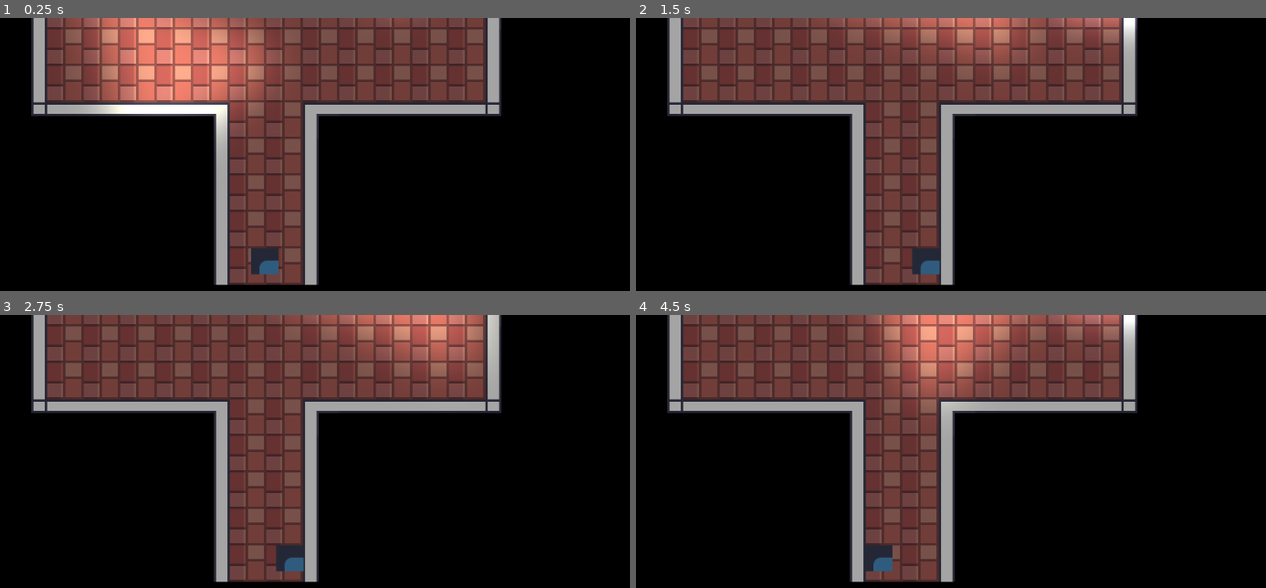
Above: before the commit, frames 1-4 (two rows, left to right).
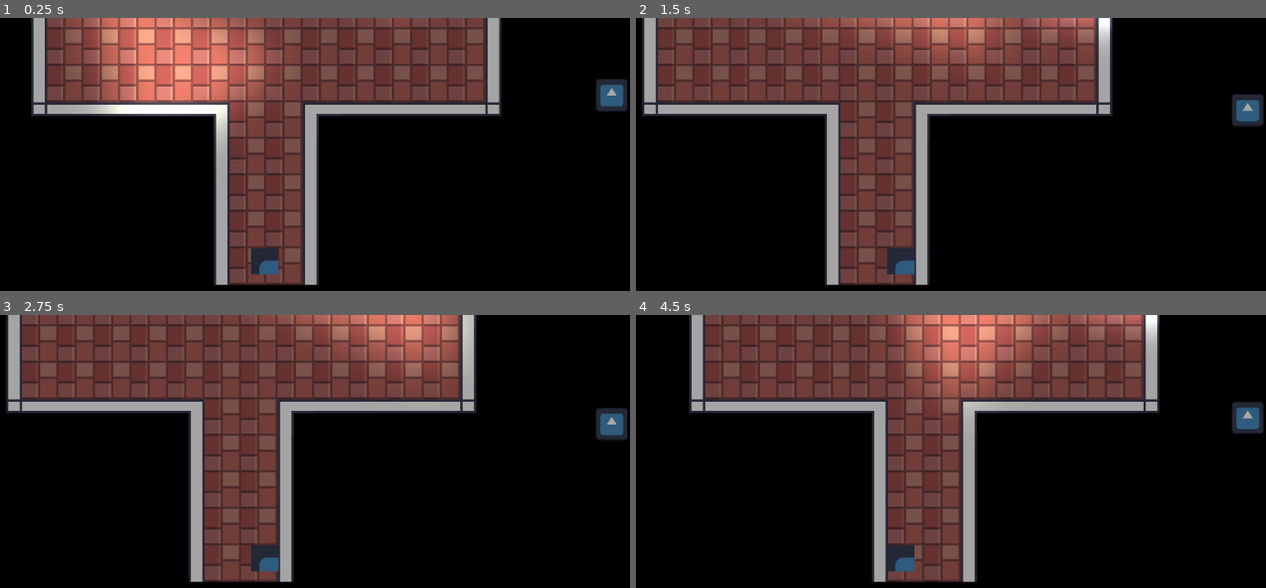
Above: after the commit, the same moments.

Repository: Jakepc007/wildjam-91
Game: Godot game, scene res://SecurityCamera/security_test.tscn
Two runs of this game, one before a commit and one after it. Both use one fixed random seed, a clock stepped at 60 frames per second and the inputs below. This scene is started directly instead of the project's main scene. The engine's default icon, where the game draws it, is replaced by a stand-in: a white triangle on a blue panel in a dark square.
Inputs (mouse positions are in pixels of both pictures, inside the frame that each line leads up to):
- Up to frame 1 (0.25 s): no input
- Up to frame 2 (1.5 s): move the mouse to (1064, 236) at 0.52 s; hold D (right) 0.53-1.25 s; hold E (interact) 0.53-1.25 s; click (1064, 236) at 0.67 s; drag from (755, 285) to (outside the picture) at 1.27 s
- Up to frame 3 (2.75 s): move the mouse to (340, 451) at 2.02 s; hold D (right) from 2.03 s (still down); hold E (interact) from 2.03 s (still down)
- Up to frame 4 (4.5 s): release D (right) at 2.75 s; release E (interact) at 2.75 s; drag from (outside the picture) to (680, 484) at 2.77 s; move the mouse to (outside the picture) at 3.52 s; hold A (left) 3.53-4.25 s; hold E (interact) 3.53-4.25 s; drag from (680, 484) to (793, 437) at 4.27 s

The runs differ from the first frame. In frame 1, 0.6% of the frame differs, in the area x 94-100%, y 22-35%; in frame 2, 23%; in frame 3, 23%; in frame 4, 26%, in the area x 4-100%, y 0-98%.

Commit message:
Added player var to global. Player registers self to global. Guard now tracks player global and only uses debug_player if global not available.Added a toggleable offscreen indicator for guards.

Diff:
--- a/Guard/debug_character.tscn
+++ b/Guard/debug_character.tscn
@@ -3,13 +3,18 @@
 [ext_resource type="Texture2D" uid="uid://m0n6fbd2d6ry" path="res://icon.svg" id="1_glpr6"]
 
 [sub_resource type="GDScript" id="GDScript_0e48y"]
-script/source = "extends CharacterBody2D
+script/source = "extends Player
 
 const SPEED = 500.0
 var acceleration : float = 5
 var decceleration : float = 10
 var move_input_dir : Vector2
 
+func _ready():
+	Global.player = self
+
+func _process(delta: float):
+	pass
 
 func _physics_process(delta: float) -> void:
 	move_input_dir = Input.get_vector(\"left\",\"right\",\"up\",\"down\")
--- a/Guard/guard.gd
+++ b/Guard/guard.gd
@@ -8,6 +8,7 @@
 @export var acceleration : float = 5
 @export var investigation_time : float = 3.0 ## The duration which the guard will spend at an investigation spot before returning to patrol
 @export var player_collision_layer : int = 2 ## the player's collision layer. shouldn't need to mess with this
+@export var off_screen_indicator_enabled : bool = true
 @export_category("INTERNAL") ## don't mess with these
 @export var line_of_sight_detector : LineOfSightDetector ## don't mess with these
 @export var navigation_agent_2d : NavigationAgent2D ## don't mess with these
@@ -15,6 +16,7 @@
 @onready var alert_sprite: Sprite2D = $AlertSprite
 @onready var curious_sprite: Sprite2D = $CuriousSprite
 @onready var detection_area: Area2D = $DetectionArea
+@onready var off_screen_indicator: Node2D = $OffScreenIndicator
 @export_category("DEBUG")
 @export var DEBUG_PRINT_TRANSITIONS : bool = false ## prints the guard's state transitions to the console
 @export var debug_player : Node2D ## temporary, the target which the guard follows/chases
@@ -48,6 +50,7 @@
 var _time_in_state : float ## a timer that keeps track of how long you've been in a state
 
 func _ready() -> void:
+	off_screen_indicator.process_mode = Node.PROCESS_MODE_INHERIT if off_screen_indicator_enabled else Node.PROCESS_MODE_DISABLED
 	_current_patrol_point_idx = 0
 	_state = States.PATROL
 	_default_navigation_target_radius = navigation_agent_2d.target_desired_distance
@@ -147,9 +150,11 @@
 	pass
 
 func get_player_global_position() -> Vector2:
-	if not debug_player:
-		return global_position
-	return debug_player.global_position
+	if not Global.player:
+		if not debug_player:
+			return global_position
+		return debug_player.global_position
+	return Global.player.global_position
 
 func patrol_update():
 	if navigation_agent_2d.is_navigation_finished():
--- a/Guard/guard.tscn
+++ b/Guard/guard.tscn
@@ -30,6 +30,70 @@
 
 [sub_resource type="CircleShape2D" id="CircleShape2D_xdy8g"]
 radius = 28.160255
+
+[sub_resource type="GDScript" id="GDScript_puoqm"]
+script/source = "extends Node2D
+
+@onready var visible_on_screen_notifier_2d: VisibleOnScreenNotifier2D = $VisibleOnScreenNotifier2D
+@onready var icon: Sprite2D = $Icon
+
+const OFFSCREEN_THRESHOLD : float = 200.0
+const ICON_GROW_SPEED : float = 8.0
+
+var _on_screen : bool
+var _should_be_displayed : bool
+var _initial_icon_scale : Vector2
+
+
+func _process(delta: float) -> void:
+	_place_icon()
+	if _should_be_displayed:
+		icon.visible = true
+		icon.scale = lerp(icon.scale,_initial_icon_scale,delta * ICON_GROW_SPEED)
+	else:
+		if not _on_screen:
+			if icon.scale.x <  0.05:
+				icon.visible = false
+			else:
+				icon.scale = lerp(icon.scale,Vector2.ZERO,delta * ICON_GROW_SPEED)
+		else:
+			icon.visible = false
+			icon.scale = Vector2.ZERO
+
+func _ready() -> void:
+	_initial_icon_scale = icon.scale
+	icon.top_level = true
+	icon.global_position = global_position
+	_on_screen = visible_on_screen_notifier_2d.is_on_screen()
+	visible_on_screen_notifier_2d.screen_entered.connect(_on_screen_visibility_change.bind(true))
+	visible_on_screen_notifier_2d.screen_exited.connect(_on_screen_visibility_change.bind(false))
+
+func _on_screen_visibility_change(on_screen : bool):
+	_on_screen = on_screen
+
+
+func _place_icon():
+	if _on_screen:
+		_should_be_displayed = false
+		return
+	if not Global.player:
+		_should_be_displayed = false
+		return
+	var view_rect = get_viewport_rect()
+	var viewport_center : Vector2 = Global.player.global_position ## TODO should actually be the camera
+	var vec_from_view := (viewport_center - self.global_position)
+	var outside_display_threshold : bool = vec_from_view.x - view_rect.size.x/2.0 > OFFSCREEN_THRESHOLD\\
+	or vec_from_view.y - view_rect.size.y/2.0 > OFFSCREEN_THRESHOLD
+	vec_from_view = vec_from_view.normalized()
+	var u = vec_from_view.x
+	var v = vec_from_view.y
+	var x = 0.5*(sqrt(2+u*u-v*v+2*sqrt(2)*u)-sqrt(2+u*u-v*v-2*sqrt(2)*u))
+	var y = 0.5*(sqrt(2-u*u+v*v+2*sqrt(2)*v)-sqrt(2-u*u+v*v-2*sqrt(2)*v))
+	x = x * view_rect.size.x/2.0
+	y = y * view_rect.size.y/2.0
+	icon.global_position = viewport_center - Vector2(x,y) * 0.95
+	_should_be_displayed = not outside_display_threshold
+"
 
 [node name="Guard" type="CharacterBody2D" unique_id=1677974699 node_paths=PackedStringArray("line_of_sight_detector", "navigation_agent_2d")]
 collision_layer = 4
@@ -102,3 +166,17 @@
 visible = false
 position = Vector2(1, -91)
 texture = ExtResource("6_puoqm")
+
+[node name="OffScreenIndicator" type="Node2D" parent="." unique_id=1888468367]
+script = SubResource("GDScript_puoqm")
+
+[node name="Icon" type="Sprite2D" parent="OffScreenIndicator" unique_id=2115979604]
+visible = false
+z_index = 1
+scale = Vector2(0.335, 0.335)
+texture = ExtResource("1_rpvx7")
+
+[node name="VisibleOnScreenNotifier2D" type="VisibleOnScreenNotifier2D" parent="OffScreenIndicator" unique_id=361532483]
+z_index = 1
+position = Vector2(0, -23)
+rect = Rect2(-10, -34, 21, 54)
--- a/SecurityCamera/security_test.tscn
+++ b/SecurityCamera/security_test.tscn
@@ -54,8 +54,6 @@
 position = Vector2(1342, 833)
 
 [node name="Camera2D" type="Camera2D" parent="debug_player" unique_id=1635879218]
-drag_horizontal_enabled = true
-drag_vertical_enabled = true
 drag_left_margin = 0.1
 drag_top_margin = 0.1
 drag_right_margin = 0.1
@@ -82,6 +80,7 @@
 [node name="Guard2" parent="Guards" unique_id=1677974699 node_paths=PackedStringArray("patrol_points", "debug_player") instance=ExtResource("1_grunf")]
 position = Vector2(1148, 437)
 patrol_points = [NodePath("Marker2D"), NodePath("Marker2D2"), NodePath("Marker2D3")]
+off_screen_indicator_enabled = false
 DEBUG_PRINT_TRANSITIONS = true
 debug_player = NodePath("../../debug_player")
 
--- a/global.gd
+++ b/global.gd
@@ -1,3 +1,4 @@
 extends Node
 
 var scene_manager : SceneManager
+var player : Player
--- a/player.gd
+++ b/player.gd
@@ -63,6 +63,7 @@
 				print("you're full")
 
 func _ready():
+	Global.player = self
 	pickup_detection_area.connect("area_entered", on_pickup_area_entered)
 	pickup_detection_area.connect("area_exited", on_pickup_area_exited)
 
Not shown: 1 places in SecurityCamera/security_test.tscn that only renumber resources
